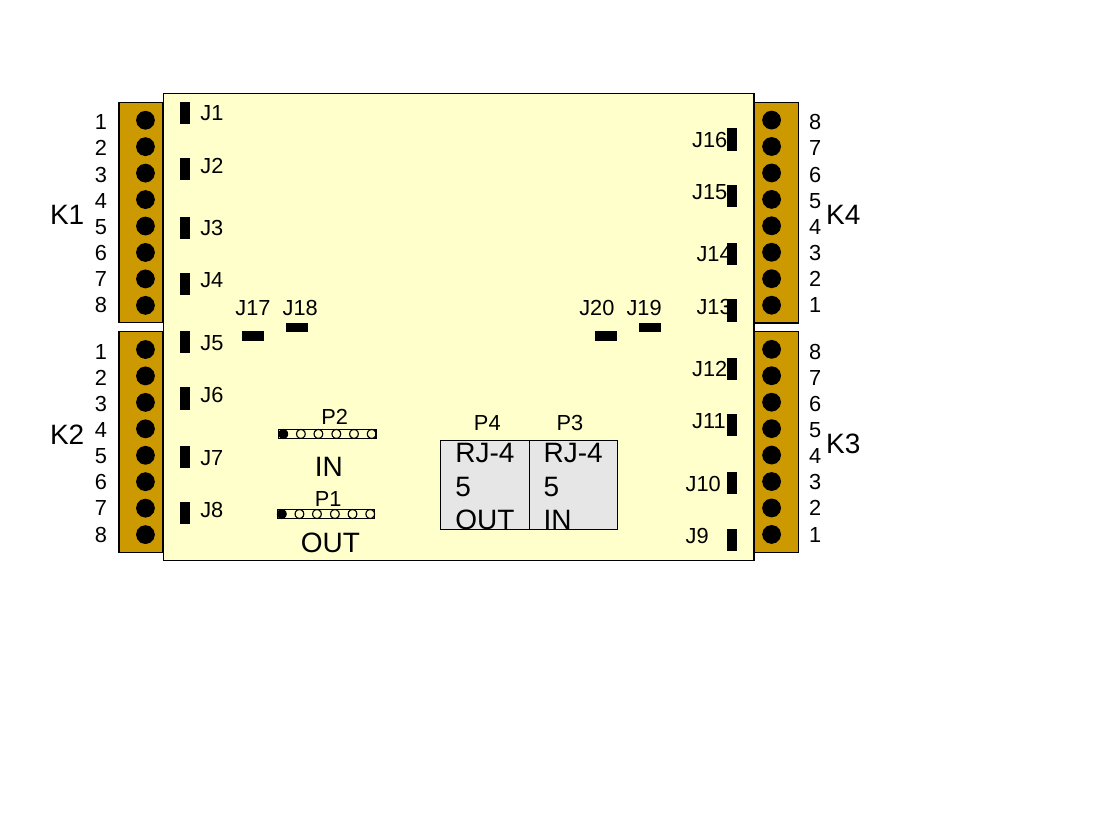
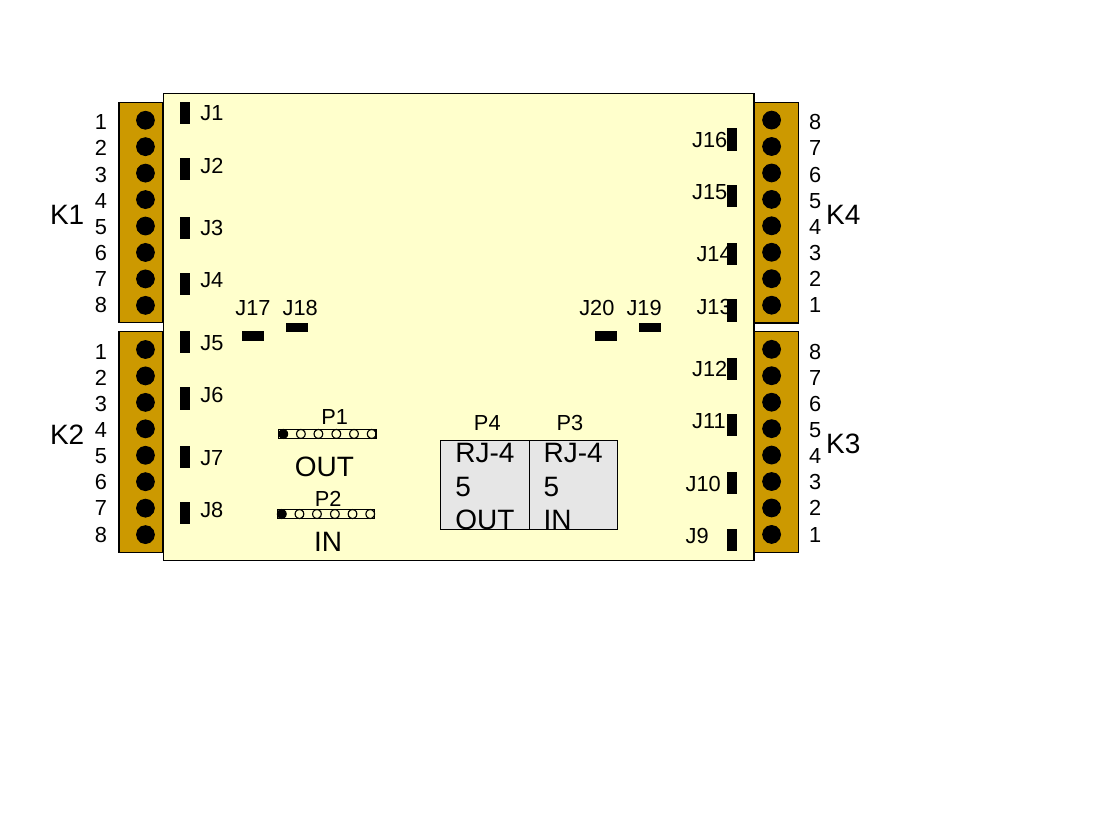
Before and after one commit to henri62/GCA, a slide deck: slide 1 of orf-1/ORF-1-schema.odp. Drawn at 1120x840 pixels with LibreOffice and Linux fonts; fonts in the diff are those of the drawing. Boxes give left, top, right and bottom in pixels: in the first picture for what was removed or moved away, otherwise in the second. Text is boxed around its words. In the diff, an @@ line names an element or a change of style, - is before the commit and + after.

```diff
--- a/orf-1/ORF-1-schema.odp
+++ b/orf-1/ORF-1-schema.odp
@@ text "P1" rewrapped from [315,491,342,511] to [321,409,348,424] @@
@@ text "OUT": place and size @@
-text "OUT" at [301,532,360,553]
+text "OUT" at [295,456,354,477]
@@ text "P2" rewrapped from [321,408,348,424] to [315,490,342,511] @@
@@ text "IN": place and size @@
-text "IN" at [315,456,343,476]
+text "IN" at [314,531,342,551]
```
Also in this commit, not shown: 3 other files.
